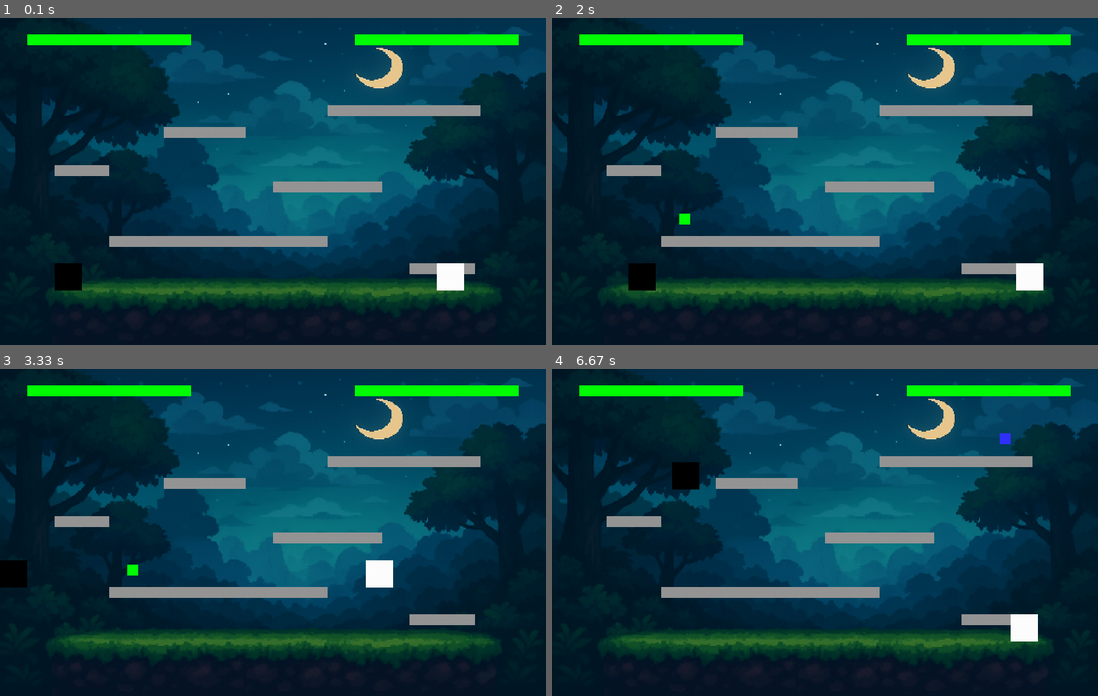
Above: before the commit, frames 1-4 (two rows, left to right).
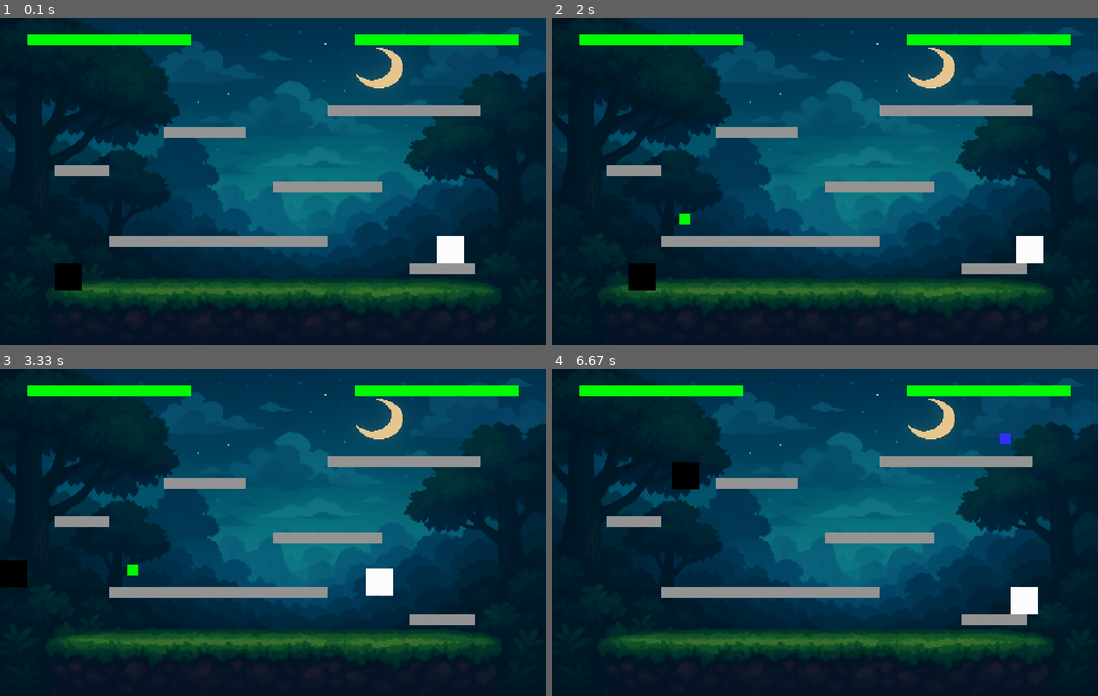
Above: after the commit, the same moments.

Repository: soishizaki/Pygame
Game: pygame game, started from lutinha.py
Same seed, same stepped clock (60 frames per second), same inputs: the game is played once before the commit and once after it.
Inputs:
- Up to frame 1 (0.1 s): no input
- Up to frame 2 (2 s): hold Right 0.33-0.8 s; hold Up 0.83-1.13 s; hold W 0.83-1.13 s; hold Right 1.17-1.63 s; hold D 1.17-1.63 s; hold Left from 1.67 s (still down); hold A from 1.67 s (still down)
- Up to frame 3 (3.33 s): release Left at 2.2 s; release A at 2.2 s; hold Left 2.23-2.63 s; hold A 2.23-2.63 s; hold F 2.67-3.03 s; hold Up 2.67-3.03 s; hold W 2.67-3.03 s; hold Up from 3.07 s (still down); hold W from 3.07 s (still down)
- Up to frame 4 (6.67 s): release Up at 3.43 s; release W at 3.43 s; hold Right 3.47-4.1 s; hold D 3.47-4.1 s; hold Left 4.13-4.6 s; hold A 4.13-4.6 s; hold Right 4.63-5.1 s; hold D 4.63-5.1 s; hold L 5.13-5.43 s; hold Up 5.13-5.43 s; hold W 5.13-5.43 s; hold Up 5.47-5.77 s; hold W 5.47-5.77 s; hold Right 5.8-6.27 s; hold D 5.8-6.27 s; hold Left from 6.3 s (still down); hold A from 6.3 s (still down)

The runs differ from the first frame. In frame 1, 0.8% of the frame differs, in the area x 80-85%, y 66-84%; in frame 2, 0.8%; in frame 3, 0.3%; in frame 4, 0.8%.

Commit message:
ajuste arma para dar um tiro por vez e correção bug do pulo/plataforma

Diff:
--- a/lutinha.py
+++ b/lutinha.py
@@ -41,6 +41,14 @@
 forca_pulo = 15
 pulo1, pulo2 = False, False
 velocidade_pulo1, velocidade_pulo2 = 0, 0
+
+# Direção atual dos jogadores (1 = direita, -1 = esquerda)
+direcao1 = -1
+direcao2 = 1
+
+# Flags de controle para impedir múltiplos tiros com tecla pressionada
+pode_atirar_p1 = True
+pode_atirar_p2 = True
 
 # Criação do relógio para controlar FPS
 clock = pygame.time.Clock()
@@ -129,8 +137,35 @@
 while game:
     # Processa os eventos
     for event in pygame.event.get():
-        if event.type == pygame.QUIT:
-            game = False
+            if event.type == pygame.KEYDOWN:
+                # Atirar jogador 1
+                if event.key == pygame.K_l and poderes["p1_arma"] > time.time() and pode_atirar_p1:
+                    tiros.append({
+                        "x": x1 + (largura_personagem if direcao1 == 1 else 0),
+                        "y": y1 + altura_personagem // 2,
+                        "direcao": direcao1,
+                        "dono": 1
+                    })
+                    pode_atirar_p1 = False
+
+                # Atirar jogador 2
+                if event.key == pygame.K_f and poderes["p2_arma"] > time.time() and pode_atirar_p2:
+                    tiros.append({
+                        "x": x2 + (largura_personagem if direcao2 == 1 else 0),
+                        "y": y2 + altura_personagem // 2,
+                        "direcao": direcao2,
+                        "dono": 2
+                    })
+                    pode_atirar_p2 = False
+
+            if event.type == pygame.KEYUP:
+                if event.key == pygame.K_l:
+                    pode_atirar_p1 = True
+                if event.key == pygame.K_f:
+                    pode_atirar_p2 = True
+
+            if event.type == pygame.QUIT:
+                game = False
 
     # Obtém o estado das teclas
     teclas = pygame.key.get_pressed()
@@ -138,8 +173,10 @@
     # Movimentação e pulo para o jogador 1 (setas)
     if teclas[pygame.K_LEFT]:
         x1 -= velocidade
+        direcao1 = -1
     if teclas[pygame.K_RIGHT]:
         x1 += velocidade
+        direcao1 = 1
     if teclas[pygame.K_UP] and not pulo1 and esta_no_chao_ou_plataforma(x1, y1):
         pulo1 = True
         velocidade_pulo1 = -forca_pulo
@@ -147,8 +184,10 @@
     # Movimentação e pulo para o jogador 2 (WASD)
     if teclas[pygame.K_a]:
         x2 -= velocidade
+        direcao2 = -1
     if teclas[pygame.K_d]:
         x2 += velocidade
+        direcao2 = 1
     if teclas[pygame.K_w] and not pulo2 and esta_no_chao_ou_plataforma(x2, y2):
         pulo2 = True
         velocidade_pulo2 = -forca_pulo
@@ -174,6 +213,9 @@
             velocidade_pulo1 = 0
             pulo1 = False
     else:
+        for plataforma in plataformas:
+            if rect1.colliderect(plataforma):
+                y1 = plataforma.y - altura_personagem
         velocidade_pulo1 = 0
         pulo1 = False
 
@@ -194,6 +236,9 @@
             velocidade_pulo2 = 0
             pulo2 = False
     else:
+        for plataforma in plataformas:
+            if rect2.colliderect(plataforma) and velocidade_pulo2 >= 0:
+                y2 = plataforma.y - altura_personagem
         velocidade_pulo2 = 0
         pulo2 = False
 
@@ -264,12 +309,6 @@
         if abs(x1 - x2) < distancia_ataque and abs(y1 - y2) < altura_personagem:
             vida2 = max(0, vida2 - dano_faca)
 
-    # Atirar com arma
-    if teclas[pygame.K_f] and poderes["p2_arma"] > agora:
-        tiros.append({"x": x2 + largura_personagem, "y": y2 + altura_personagem // 2, "direcao": 1, "dono": 2})
-
-    if teclas[pygame.K_l] and poderes["p1_arma"] > agora:
-        tiros.append({"x": x1, "y": y1 + altura_personagem // 2, "direcao": -1, "dono": 1})
 
     # Atualizar e desenhar tiros
     for tiro in tiros[:]:
